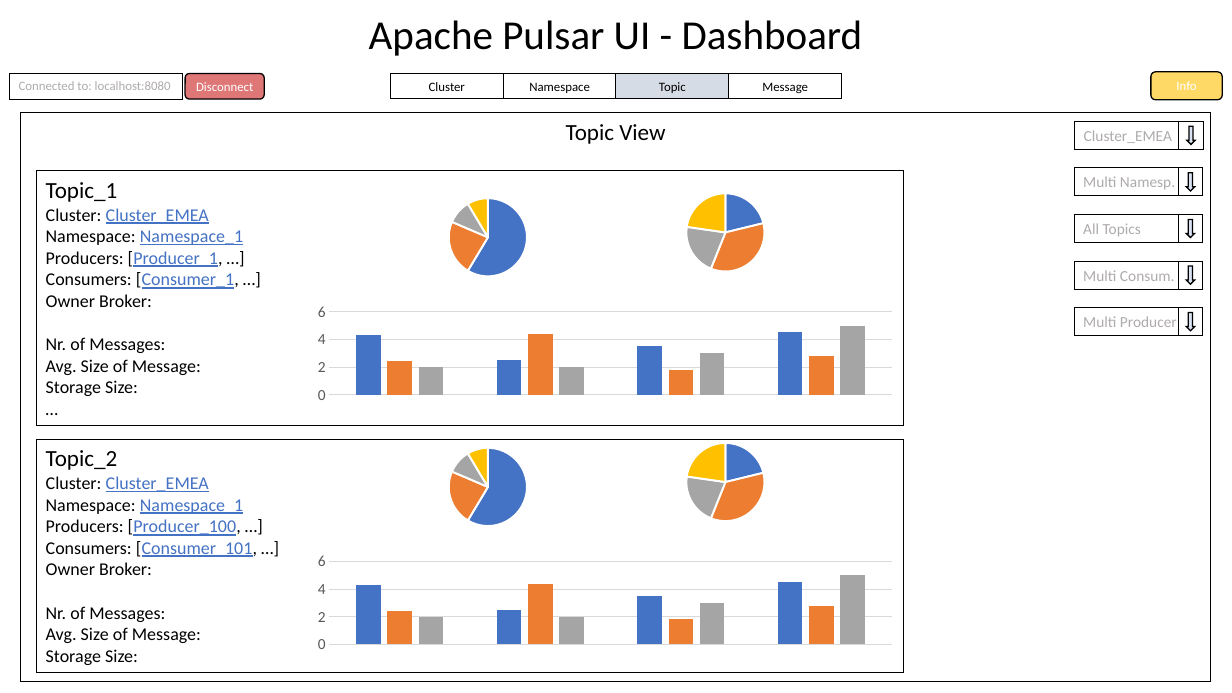
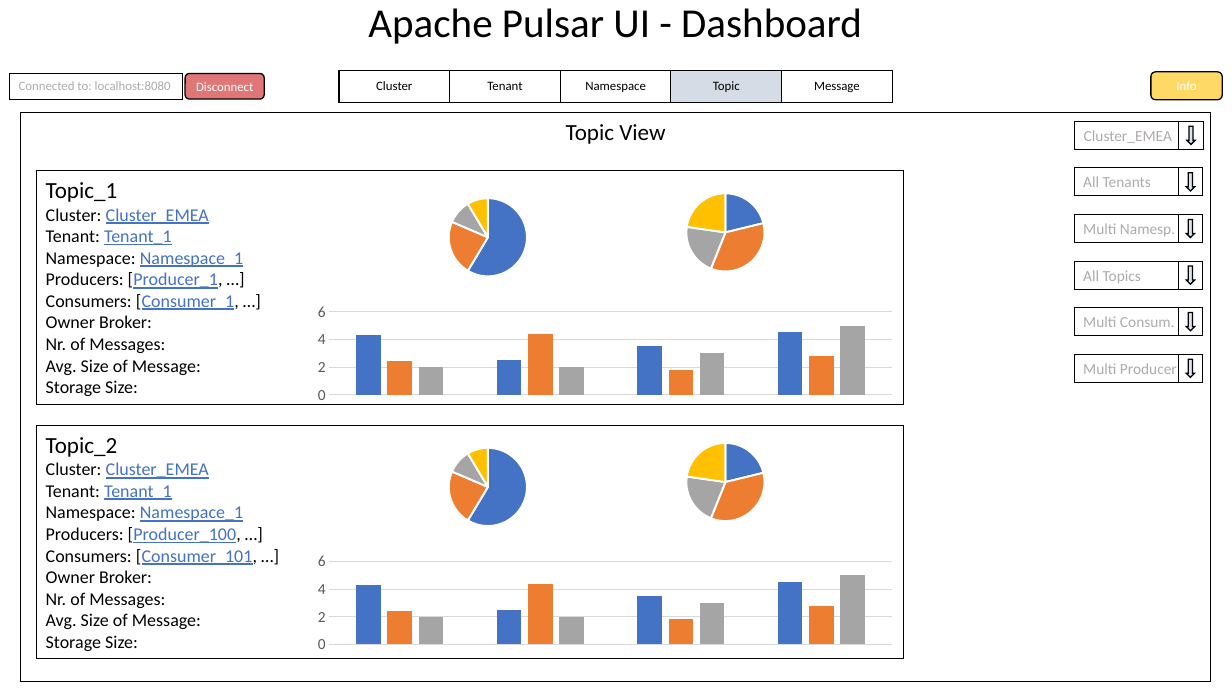
Before and after one commit to amosproj/amos2023ss01-apache-pulsar-ui, a slide deck: slide 6 of Documentation/amos_mockup.pptx (slide 5 before the commit). Drawn at 1232x693 pixels with LibreOffice and Linux fonts; fonts in the diff are those of the drawing. Boxes give left, top, right and bottom in pixels: in the first picture for what was removed or moved away, otherwise in the second. Text is boxed around its words. In the diff, an @@ line names an element or a change of style, - is before the commit and + after.

Commit message:
updated mockup - added tenant view and producer/consumer popups

```diff
--- a/Documentation/amos_mockup.pptx
+++ b/Documentation/amos_mockup.pptx
@@ text "Apache Pulsar UI - Dashboard": place and size @@
-text "Apache Pulsar UI - Dashboard" at <box>369,20,863,56</box>
+text "Apache Pulsar UI - Dashboard" at <box>368,8,862,44</box>
@@ table added at <box>339,70,894,148</box>, 1 rows, 5 columns @@
+Cluster | Tenant | Namespace | Topic | Message
@@ rectangle removed at <box>391,74,504,99</box> @@
-Cluster
@@ rectangle removed at <box>504,74,616,99</box> @@
-Namespace
@@ rectangle removed at <box>616,74,729,99</box> @@
-Topic
@@ rectangle removed at <box>729,74,842,99</box> @@
-Message
@@ text in rectangle at <box>37,171,904,404</box>: paragraph removed @@
-…
@@ rectangle "Topic_1": place and size @@
-rectangle "Topic_1" at <box>37,171,904,426</box>
+rectangle "Topic_1" at <box>37,171,904,404</box>
@@ rectangle added at <box>1074,168,1203,196</box>, outline #000000 0.75 pt, 12 pt, text #AFABAB @@
+All Tenants
@@ text in rectangle at <box>46,230,172,245</box>: paragraph added @@
+Tenant: Tenant_1
@@ rectangle "All Topics": place and size @@
-rectangle "All Topics" at <box>1074,214,1203,242</box>
+rectangle "All Topics" at <box>1074,262,1203,289</box>
@@ 3 rectangles: place and size @@
-3 rectangles at <box>1074,168,1203,335</box>
+3 rectangles at <box>1074,214,1203,382</box>
@@ line added from (1178, 354) to (1178, 383), #000000 0.5 pt @@
@@ down arrow added at <box>1187,360,1195,378</box>, fill #DAE3F3, outline #000000 1 pt @@
@@ rectangle "Topic_2": place and size @@
-rectangle "Topic_2" at <box>37,440,904,673</box>
+rectangle "Topic_2" at <box>37,426,904,659</box>
@@ text in rectangle at <box>46,485,172,500</box>: paragraph added @@
+Tenant: Tenant_1
```
Also in this commit, not shown: 5 other slides changed, 3 slides added, 1 other file.
